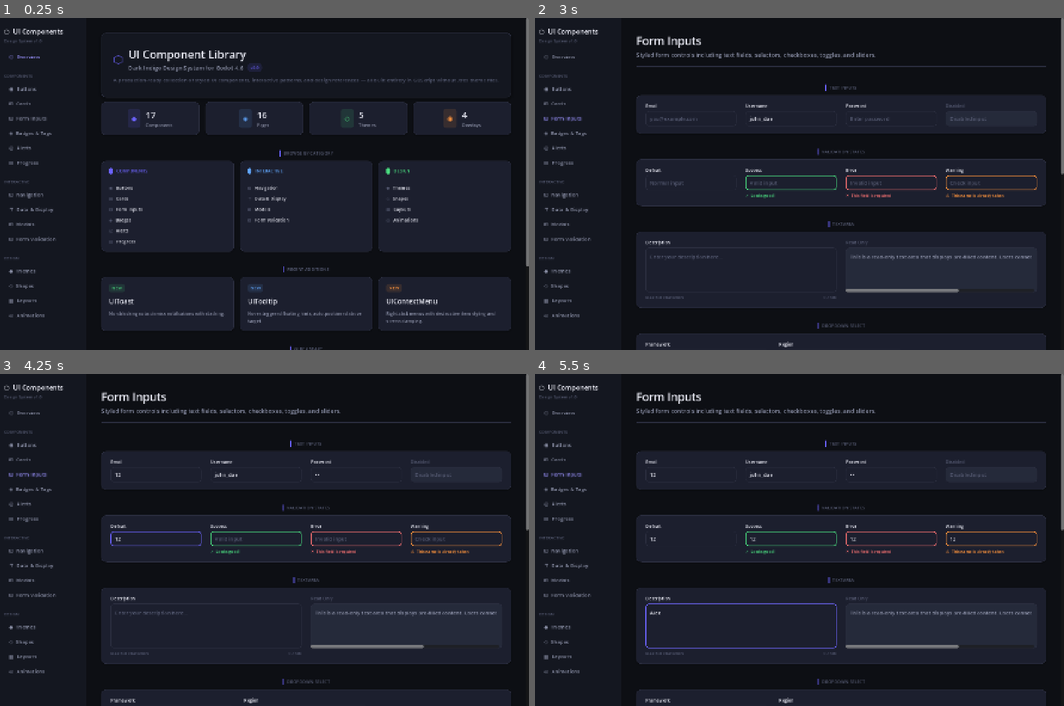
Above: before the commit, frames 1-4 (two rows, left to right).
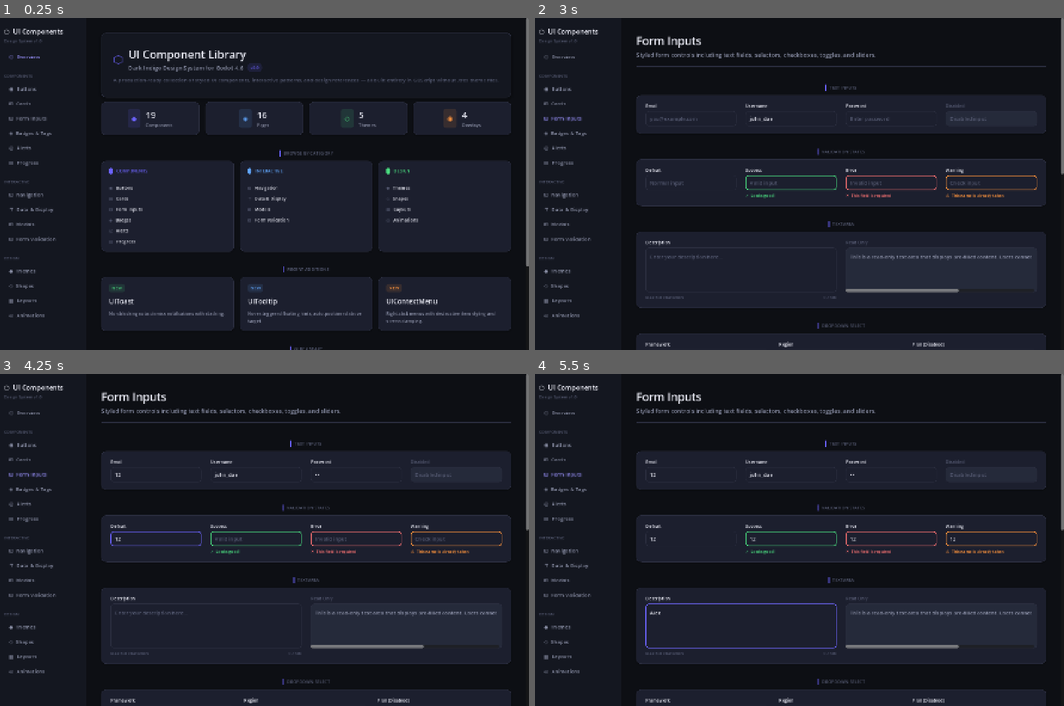
Above: after the commit, the same moments.

Repository: Cai-ki/godot-component-library
Game: Godot game, scene res://scenes/main.tscn
The game is run twice, just before and just after one commit, with the same random seed, the same clock (stepped at 60 frames per second) and the same inputs.
Inputs (mouse positions are in pixels of both pictures, inside the frame that each line leads up to):
- Up to frame 1 (0.25 s): no input
- Up to frame 2 (3 s): click "⬡ Overview" at 0.5 s; click "◉ Buttons" at 1.25 s; click "⊞ Cards" at 2 s; click "⊟ Form Inputs" at 2.75 s
- Up to frame 3 (4.25 s): click (153, 473) at 3.52 s; type "12" at 3.6 s; click (354, 473) at 3.75 s; type "12" at 3.83 s; click (153, 540) at 3.98 s; type "12" at 4.07 s
- Up to frame 4 (5.5 s): click (788, 540) at 4.27 s; type "12" at 4.35 s; click (889, 540) at 4.5 s; type "12" at 4.58 s; click (989, 540) at 4.73 s; type "12" at 4.82 s; click (741, 626) at 5.02 s; type "Alex" at 5.1 s

The runs differ from the first frame. In frame 1, less than 0.1% of the frame differs, in the area x 28-30%, y 28-31%; in frame 2, less than 0.1%, in the area x 71-78%, y 97-99%; in frame 3, less than 0.1%; in frame 4, less than 0.1%.

Commit message:
feat: add UISelect dropdown component with overlay pattern
Custom-styled dropdown replacing raw OptionButton. Uses CanvasLayer(103)
overlay for dropdown panel, supports label/placeholder/disabled states,
selection highlight with checkmark, and fade+slide animation.

Diff:
--- /dev/null
+++ b/components/select/ui_select.gd
@@ -0,0 +1,292 @@
+## UISelect — Standalone Component
+## A fully custom-styled dropdown select.
+##
+## Usage:
+##   var sel := UISelect.new()
+##   sel.label_text = "Framework"
+##   sel.placeholder = "Choose one..."
+##   sel.options = ["Godot 4.3", "Godot 4.2", "Godot 3.5"]
+##   sel.selection_changed.connect(func(i, v): print(v))
+##   parent.add_child(sel)
+##
+## Dependencies: scripts/theme.gd (UITheme)
+class_name UISelect
+extends VBoxContainer
+
+signal selection_changed(index: int, value: String)
+
+@export var label_text: String = "":
+	set(v): label_text = v; if _lbl: _lbl.text = v; _lbl.visible = v != ""
+
+@export var placeholder: String = "Select...":
+	set(v): placeholder = v; if is_inside_tree(): _refresh_display()
+
+@export var options: PackedStringArray = []:
+	set(v): options = v; if is_inside_tree(): _refresh_display()
+
+@export var selected_index: int = -1:
+	set(v): selected_index = v; if is_inside_tree(): _refresh_display()
+
+@export var disabled: bool = false:
+	set(v): disabled = v; if is_inside_tree(): _refresh_display()
+
+var _lbl:       Label
+var _trigger:   PanelContainer
+var _value_lbl: Label
+var _caret_lbl: Label
+var _overlay:   Control
+var _dropdown:  PanelContainer
+var _is_open:   bool = false
+
+var selected_value: String:
+	get: return options[selected_index] \
+		if selected_index >= 0 and selected_index < options.size() else ""
+
+
+# ── Lifecycle ─────────────────────────────────────────────────────────────────
+
+func _ready() -> void:
+	add_theme_constant_override("separation", 6)
+	size_flags_horizontal = Control.SIZE_EXPAND_FILL
+	_build()
+
+
+# ── Public API ─────────────────────────────────────────────────────────────────
+
+func clear_selection() -> void:
+	selected_index = -1
+
+
+# ── Build ─────────────────────────────────────────────────────────────────────
+
+func _build() -> void:
+	_lbl = Label.new()
+	_lbl.text = label_text
+	_lbl.visible = label_text != ""
+	_lbl.add_theme_font_size_override("font_size", UITheme.FONT_SM)
+	_lbl.add_theme_color_override("font_color", UITheme.TEXT_PRIMARY)
+	add_child(_lbl)
+
+	# Trigger panel — styled like an input field
+	_trigger = PanelContainer.new()
+	_trigger.size_flags_horizontal = Control.SIZE_EXPAND_FILL
+	_trigger.mouse_filter = Control.MOUSE_FILTER_STOP
+
+	var row := HBoxContainer.new()
+	row.add_theme_constant_override("separation", 8)
+	_trigger.add_child(row)
+
+	_value_lbl = Label.new()
+	_value_lbl.size_flags_horizontal = Control.SIZE_EXPAND_FILL
+	_value_lbl.add_theme_font_size_override("font_size", UITheme.FONT_MD)
+	_value_lbl.clip_text = true
+	row.add_child(_value_lbl)
+
+	_caret_lbl = Label.new()
+	_caret_lbl.text = "▾"
+	_caret_lbl.add_theme_font_size_override("font_size", UITheme.FONT_MD)
+	_caret_lbl.add_theme_color_override("font_color", UITheme.TEXT_MUTED)
+	row.add_child(_caret_lbl)
+
+	_trigger.gui_input.connect(_on_trigger_input)
+	_trigger.mouse_entered.connect(func(): _on_hover(true))
+	_trigger.mouse_exited.connect(func(): _on_hover(false))
+	add_child(_trigger)
+
+	_refresh_display()
+
+
+func _on_trigger_input(event: InputEvent) -> void:
+	if disabled: return
+	if event is InputEventMouseButton:
+		var mb := event as InputEventMouseButton
+		if mb.button_index == MOUSE_BUTTON_LEFT and mb.pressed:
+			if _is_open: _close_dropdown()
+			else:        _open_dropdown()
+
+
+func _on_hover(hovered: bool) -> void:
+	if disabled or _is_open: return
+	var s := _trigger_style(UITheme.SURFACE_3, UITheme.BORDER_LIGHT, 1) if hovered \
+		else _trigger_style(UITheme.SURFACE_2, UITheme.BORDER, 1)
+	_trigger.add_theme_stylebox_override("panel", s)
+
+
+func _refresh_display() -> void:
+	if not _trigger: return
+	var bg := UITheme.SURFACE_3 if disabled else UITheme.SURFACE_2
+	var bc := UITheme.PRIMARY   if _is_open  else UITheme.BORDER
+	var bw := 2                 if _is_open  else 1
+	_trigger.add_theme_stylebox_override("panel", _trigger_style(bg, bc, bw))
+
+	var has_value := selected_index >= 0 and selected_index < options.size()
+	_value_lbl.text = selected_value if has_value else placeholder
+	_value_lbl.add_theme_color_override("font_color",
+		UITheme.TEXT_MUTED if (not has_value or disabled) else UITheme.TEXT_PRIMARY)
+
+	if _caret_lbl:
+		_caret_lbl.text = "▴" if _is_open else "▾"
+
+
+# ── Dropdown ──────────────────────────────────────────────────────────────────
+
+func _open_dropdown() -> void:
+	_is_open = true
+	_refresh_display()
+	var layer := _get_or_create_layer()
+
+	# Full-screen overlay — dismisses on outside click
+	_overlay = Control.new()
+	_overlay.set_anchors_and_offsets_preset(Control.PRESET_FULL_RECT)
+	_overlay.mouse_filter = Control.MOUSE_FILTER_STOP
+	_overlay.gui_input.connect(func(event: InputEvent):
+		if event is InputEventMouseButton and (event as InputEventMouseButton).pressed:
+			_close_dropdown()
+	)
+	layer.add_child(_overlay)
+
+	# Dropdown panel
+	_dropdown = PanelContainer.new()
+	_dropdown.mouse_filter = Control.MOUSE_FILTER_STOP
+
+	var ps := StyleBoxFlat.new()
+	ps.bg_color                  = UITheme.SURFACE_2
+	ps.corner_radius_top_left    = UITheme.RADIUS_MD
+	ps.corner_radius_top_right   = UITheme.RADIUS_MD
+	ps.corner_radius_bottom_left = UITheme.RADIUS_MD
+	ps.corner_radius_bottom_right = UITheme.RADIUS_MD
+	ps.border_width_top    = 1; ps.border_width_bottom = 1
+	ps.border_width_left   = 1; ps.border_width_right  = 1
+	ps.border_color  = UITheme.BORDER_STRONG
+	ps.shadow_size   = 18
+	ps.shadow_color  = Color(0, 0, 0, 0.35)
+	ps.shadow_offset = Vector2(0, 6)
+	ps.content_margin_left   = 0; ps.content_margin_right  = 0
+	ps.content_margin_top    = 6; ps.content_margin_bottom = 6
+	_dropdown.add_theme_stylebox_override("panel", ps)
+
+	var vbox := VBoxContainer.new()
+	vbox.add_theme_constant_override("separation", 1)
+	_dropdown.add_child(vbox)
+
+	for i in options.size():
+		_build_option(vbox, i)
+
+	_overlay.add_child(_dropdown)
+
+	# Position below trigger
+	var trigger_rect := _trigger.get_global_rect()
+	_dropdown.custom_minimum_size.x = trigger_rect.size.x
+	_dropdown.position = Vector2(trigger_rect.position.x, trigger_rect.position.y + trigger_rect.size.y + 4.0)
+	_clamp_dropdown.call_deferred()
+
+	# Fade in + slide down
+	var target_y := _dropdown.position.y
+	_dropdown.position.y = target_y - 10.0
+	_dropdown.modulate.a = 0.0
+	var tw := _dropdown.create_tween().set_parallel(true)
+	tw.tween_property(_dropdown, "modulate:a", 1.0, 0.3).set_trans(Tween.TRANS_SINE)
+	tw.tween_property(_dropdown, "position:y", target_y, 0.3) \
+		.set_trans(Tween.TRANS_CUBIC).set_ease(Tween.EASE_OUT)
+
+
+func _build_option(parent: Control, index: int) -> void:
+	var is_selected := index == selected_index
+
+	var item_wrap := MarginContainer.new()
+	item_wrap.add_theme_constant_override("margin_left",   4)
+	item_wrap.add_theme_constant_override("margin_right",  4)
+	item_wrap.add_theme_constant_override("margin_top",    0)
+	item_wrap.add_theme_constant_override("margin_bottom", 0)
+	parent.add_child(item_wrap)
+
+	var btn := Button.new()
+	btn.text = ("✓  " if is_selected else "    ") + options[index]
+	btn.flat = true
+	btn.alignment = HORIZONTAL_ALIGNMENT_LEFT
+	btn.focus_mode = Control.FOCUS_NONE
+	btn.custom_minimum_size = Vector2(0, 36)
+	btn.size_flags_horizontal = Control.SIZE_EXPAND_FILL
+
+	var font_c := UITheme.PRIMARY_LIGHT if is_selected else UITheme.TEXT_PRIMARY
+
+	var n := _option_style(UITheme.PRIMARY_SOFT if is_selected else Color(0, 0, 0, 0))
+	var h := _option_style(UITheme.PRIMARY_SOFT)
+
+	btn.add_theme_stylebox_override("normal",  n)
+	btn.add_theme_stylebox_override("hover",   h)
+	btn.add_theme_stylebox_override("pressed", h)
+	btn.add_theme_stylebox_override("focus",   n)
+	btn.add_theme_color_override("font_color",       font_c)
+	btn.add_theme_color_override("font_hover_color", UITheme.PRIMARY_LIGHT)
+	btn.add_theme_font_size_override("font_size", UITheme.FONT_MD)
+
+	var captured := index
+	btn.pressed.connect(func():
+		_close_dropdown()
+		selected_index = captured
+		selection_changed.emit(captured, options[captured])
+	)
+	item_wrap.add_child(btn)
+
+
+func _clamp_dropdown() -> void:
+	if not is_instance_valid(_dropdown): return
+	var min_sz  := _dropdown.get_minimum_size()
+	var vp_size := get_tree().root.get_visible_rect().size
+	_dropdown.position = Vector2(
+		clampf(_dropdown.position.x, 4.0, vp_size.x - min_sz.x - 4.0),
+		clampf(_dropdown.position.y, 4.0, vp_size.y - min_sz.y - 4.0)
+	)
+
+
+func _close_dropdown() -> void:
+	_is_open = false
+	if is_instance_valid(_overlay):
+		_overlay.queue_free()
+	_overlay  = null
+	_dropdown = null
+	_refresh_display()
+
+
+# ── Styles ────────────────────────────────────────────────────────────────────
+
+func _trigger_style(bg: Color, bc: Color, bw: int) -> StyleBoxFlat:
+	var s := StyleBoxFlat.new()
+	s.bg_color                   = bg
+	s.corner_radius_top_left     = UITheme.RADIUS_MD
+	s.corner_radius_top_right    = UITheme.RADIUS_MD
+	s.corner_radius_bottom_left  = UITheme.RADIUS_MD
+	s.corner_radius_bottom_right = UITheme.RADIUS_MD
+	s.border_width_top    = bw; s.border_width_bottom = bw
+	s.border_width_left   = bw; s.border_width_right  = bw
+	s.border_color          = bc
+	s.content_margin_left   = 12; s.content_margin_right  = 12
+	s.content_margin_top    = 10; s.content_margin_bottom = 10
+	return s
+
+
+func _option_style(bg: Color) -> StyleBoxFlat:
+	var s := StyleBoxFlat.new()
+	s.bg_color                   = bg
+	s.corner_radius_top_left     = UITheme.RADIUS_SM
+	s.corner_radius_top_right    = UITheme.RADIUS_SM
+	s.corner_radius_bottom_left  = UITheme.RADIUS_SM
+	s.corner_radius_bottom_right = UITheme.RADIUS_SM
+	s.content_margin_left   = 14; s.content_margin_right  = 14
+	s.content_margin_top    =  4; s.content_margin_bottom =  4
+	return s
+
+
+# ── Layer ─────────────────────────────────────────────────────────────────────
+
+func _get_or_create_layer() -> CanvasLayer:
+	var root := get_tree().root
+	for child in root.get_children():
+		if child.name == &"_UISelectLayer":
+			return child as CanvasLayer
+	var layer := CanvasLayer.new()
+	layer.name  = &"_UISelectLayer"
+	layer.layer = 103   # above UIContextMenu (102)
+	root.add_child(layer)
+	return layer
--- a/scripts/pages/home_page.gd
+++ b/scripts/pages/home_page.gd
@@ -75,7 +75,7 @@
 func _stats(parent: Control) -> void:
 	var row := UI.hbox(parent, 16)
 
-	_stat(row, "17", "Components",  UITheme.PRIMARY, "◆")
+	_stat(row, "19", "Components",  UITheme.PRIMARY, "◆")
 	_stat(row, "16", "Pages",       UITheme.INFO,    "◈")
 	_stat(row, "5",  "Themes",      UITheme.SUCCESS, "◇")
 	_stat(row, "4",  "Overlays",    UITheme.WARNING, "◉")
--- a/scripts/pages/inputs_page.gd
+++ b/scripts/pages/inputs_page.gd
@@ -165,55 +165,29 @@
 	var card_v := UI.card(parent, 24, 20)
 	var row := UI.hbox(card_v, 24)
 
-	# Default dropdown
-	var v1 := UI.vbox(row, 6)
-	v1.size_flags_horizontal = Control.SIZE_EXPAND_FILL
-	v1.add_child(UI.label("Framework", UITheme.FONT_SM, UITheme.TEXT_PRIMARY))
-
-	var select := OptionButton.new()
-	select.add_item("Select a framework...")
-	select.add_item("Godot 4.3")
-	select.add_item("Godot 4.2")
-	select.add_item("Godot 4.1")
-	select.add_item("Godot 3.5")
-	select.size_flags_horizontal = Control.SIZE_EXPAND_FILL
-	select.focus_mode = Control.FOCUS_NONE
-
-	var n := UI.style(UITheme.SURFACE_2, UITheme.RADIUS_MD, 1, UITheme.BORDER, 0, Color.TRANSPARENT, Vector2.ZERO, 12, 10)
-	var h := UI.style(UITheme.SURFACE_3, UITheme.RADIUS_MD, 1, UITheme.BORDER_LIGHT, 0, Color.TRANSPARENT, Vector2.ZERO, 12, 10)
-	select.add_theme_stylebox_override("normal", n)
-	select.add_theme_stylebox_override("hover", h)
-	select.add_theme_stylebox_override("pressed", n)
-	select.add_theme_stylebox_override("focus", n)
-	select.add_theme_color_override("font_color", UITheme.TEXT_PRIMARY)
-	select.add_theme_color_override("font_hover_color", UITheme.TEXT_PRIMARY)
-	select.add_theme_font_size_override("font_size", UITheme.FONT_MD)
-	v1.add_child(select)
-
-	# Second dropdown
-	var v2 := UI.vbox(row, 6)
-	v2.size_flags_horizontal = Control.SIZE_EXPAND_FILL
-	v2.add_child(UI.label("Region", UITheme.FONT_SM, UITheme.TEXT_PRIMARY))
-
-	var select2 := OptionButton.new()
-	select2.add_item("Select region...")
-	select2.add_item("US East")
-	select2.add_item("US West")
-	select2.add_item("Europe")
-	select2.add_item("Asia Pacific")
-	select2.size_flags_horizontal = Control.SIZE_EXPAND_FILL
-	select2.focus_mode = Control.FOCUS_NONE
-	select2.add_theme_stylebox_override("normal", n.duplicate())
-	select2.add_theme_stylebox_override("hover", h.duplicate())
-	select2.add_theme_stylebox_override("pressed", n.duplicate())
-	select2.add_theme_stylebox_override("focus", n.duplicate())
-	select2.add_theme_color_override("font_color", UITheme.TEXT_PRIMARY)
-	select2.add_theme_color_override("font_hover_color", UITheme.TEXT_PRIMARY)
-	select2.add_theme_font_size_override("font_size", UITheme.FONT_MD)
-	v2.add_child(select2)
-
-	# Spacers
-	UI.h_expand(row)
+	# Default — no selection
+	var sel1 := UISelect.new()
+	sel1.label_text = "Framework"
+	sel1.placeholder = "Choose a framework..."
+	sel1.options = ["Godot 4.3", "Godot 4.2", "Godot 4.1", "Godot 3.5", "Unity 6", "Unreal 5"]
+	row.add_child(sel1)
+
+	# Pre-selected value
+	var sel2 := UISelect.new()
+	sel2.label_text = "Region"
+	sel2.placeholder = "Select region..."
+	sel2.options = ["US East", "US West", "Europe (Frankfurt)", "Asia Pacific", "South America"]
+	sel2.selected_index = 0
+	row.add_child(sel2)
+
+	# Disabled state
+	var sel3 := UISelect.new()
+	sel3.label_text = "Plan (Disabled)"
+	sel3.placeholder = "Enterprise"
+	sel3.options = ["Starter", "Pro", "Enterprise"]
+	sel3.selected_index = 2
+	sel3.disabled = true
+	row.add_child(sel3)
 
 
 # =============================================
Not shown, added: components/select/ui_select.gd.uid
